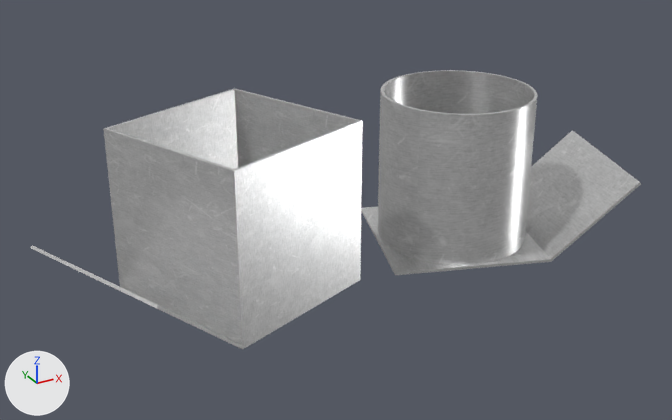
Renders of the glTF model asset/06/gltf/scene.gltf from each side of a commit.
One viewpoint serves both versions: a 50 mm lens placed at (-10.75, -19.03, 11.52), pointed at (0.05, 0.59, 1.71). The lights are fixed; the arrows at lower left show +X, +Y and +Z. Where no turn or scale is listed for an object, it has been applied to the vertices.

The first picture shows 'Object001_Material #27_0', 'Object001_Material #27_0.001', 'model_Material #27_0'.
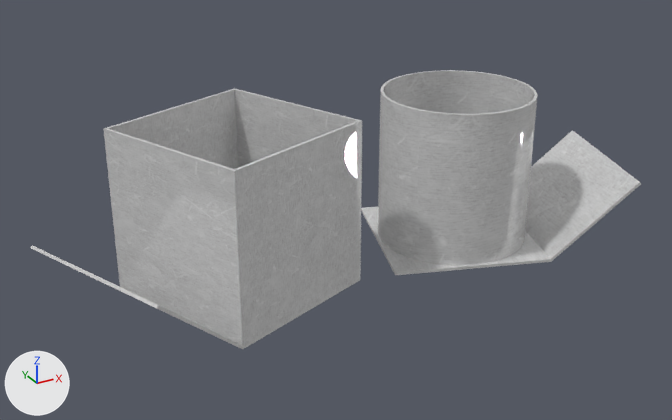
Changed parts and their boxes (x1, y1, x2, y2) in the pictures (672 x 420 px):
'Object001_Material #27_0', surface changed (white to grey): (31, 88, 362, 346) in both
'model_Material #27_0', surface changed: (361, 70, 641, 275) in both
'Object001_Material #27_0.001', surface changed (white to grey): (157, 134, 360, 344) in both

What the commit changed:
In material 'Material_27' (mat_material_27), metallic goes from 0.695 to 0.3.
In material 'Material_27' (mat_material_27), roughness goes from 0.305 to 0.0.
